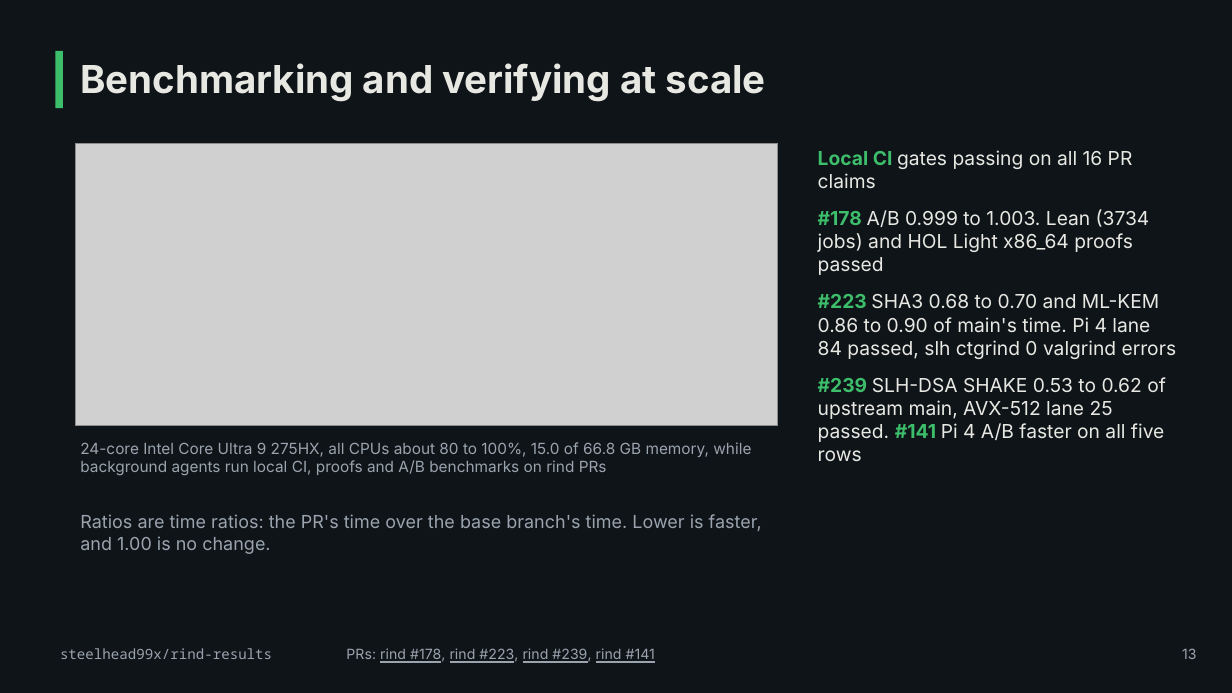
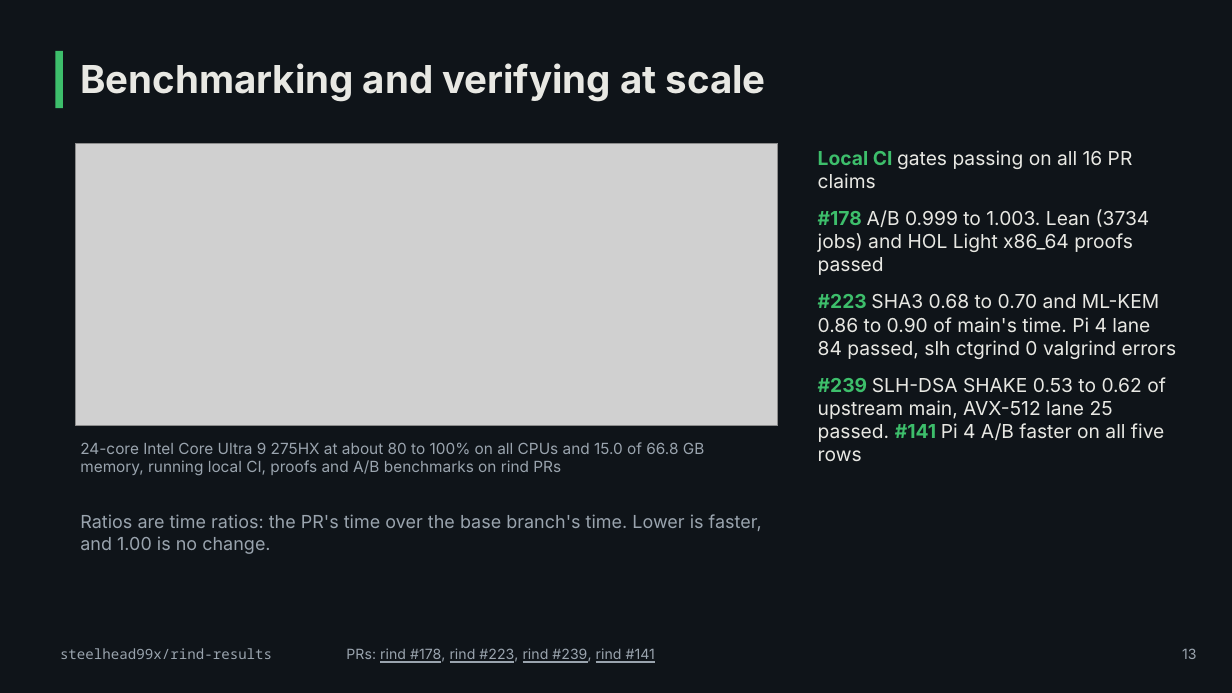
Before and after one commit to steelhead99x/rind-results, a slide deck: slide 13 of presentations/rind-benchmarks/rind-results-deck.pptx. Drawn at 1232x693 pixels with LibreOffice and Linux fonts; fonts in the diff are those of the drawing; grey boxes stand for pictures. Boxes give left, top, right and bottom in pixels: in the first picture for what was removed or moved away, otherwise in the second. Text is boxed around its words. In the diff, an @@ line names an element or a change of style, - is before the commit and + after.

Commit message:
docs(presentations): cut filler from the decks touched on 19 Nov
Shorter titles and bullets in rind-testing, rind-spake2plus, rind-proofs,
rind-host-speed, rind-hardware-today slide 17, rind-esp32-sha2-cache and
rind-speed-vs-guarantees, and slides 12 and 13 of the rind-benchmarks pptx
(renders for those two and the contact sheet redone). Taglines, "plain
words" headers and restated takeaways are gone. Numbers and links are
unchanged.

```diff
--- a/presentations/rind-benchmarks/rind-results-deck.pptx
+++ b/presentations/rind-benchmarks/rind-results-deck.pptx
@@ text at (80,442,705,476): text changed @@
-24-core Intel Core Ultra 9 275HX, all CPUs about 80 to 100%, 15.0 of 66.8 GB memory, while background agents run local CI, proofs and A/B benchmarks on rind PRs
+24-core Intel Core Ultra 9 275HX at about 80 to 100% on all CPUs and 15.0 of 66.8 GB memory, running local CI, proofs and A/B benchmarks on rind PRs
```
Also in this commit, not shown: 1 other slide changed, 11 other files.
